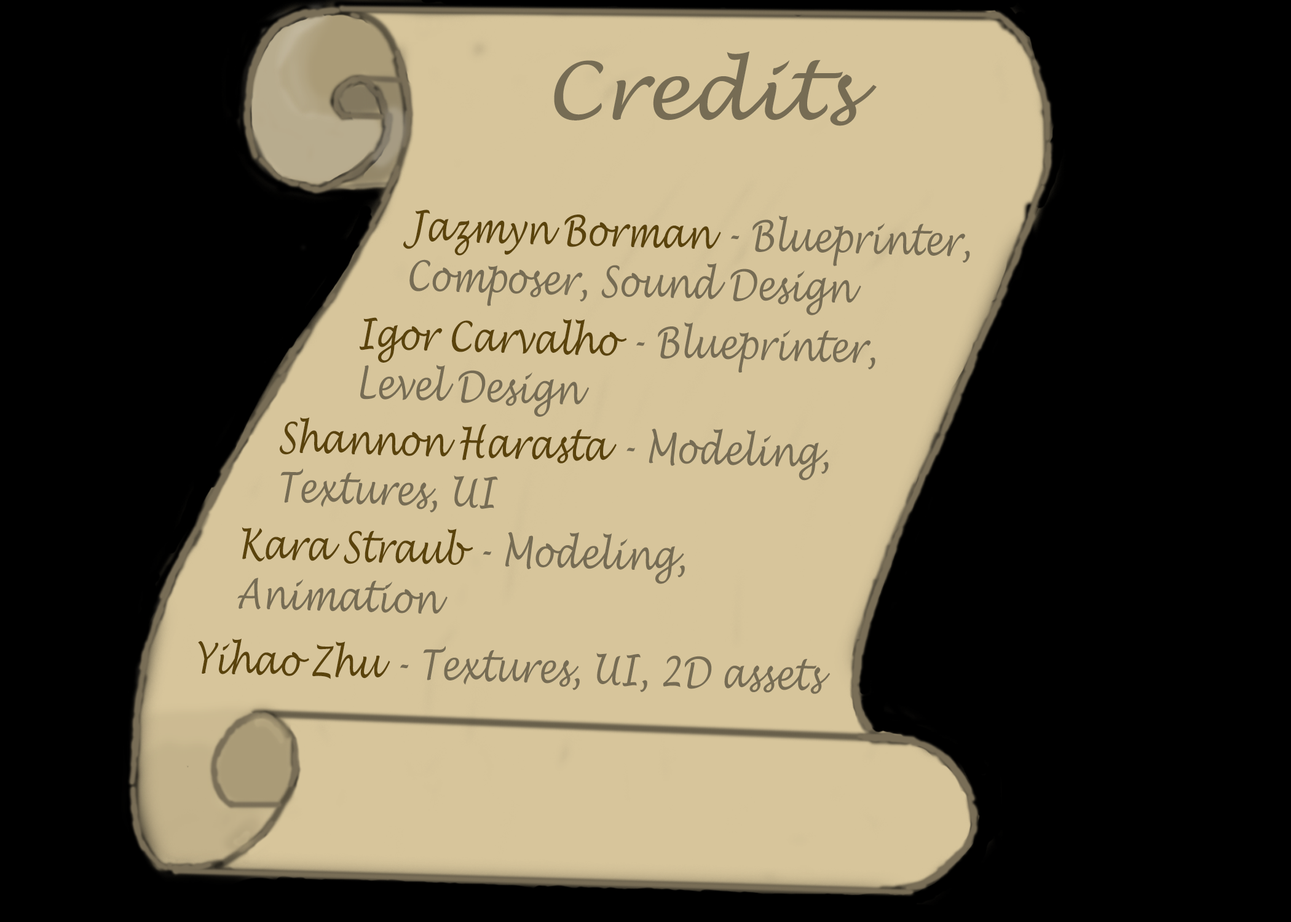
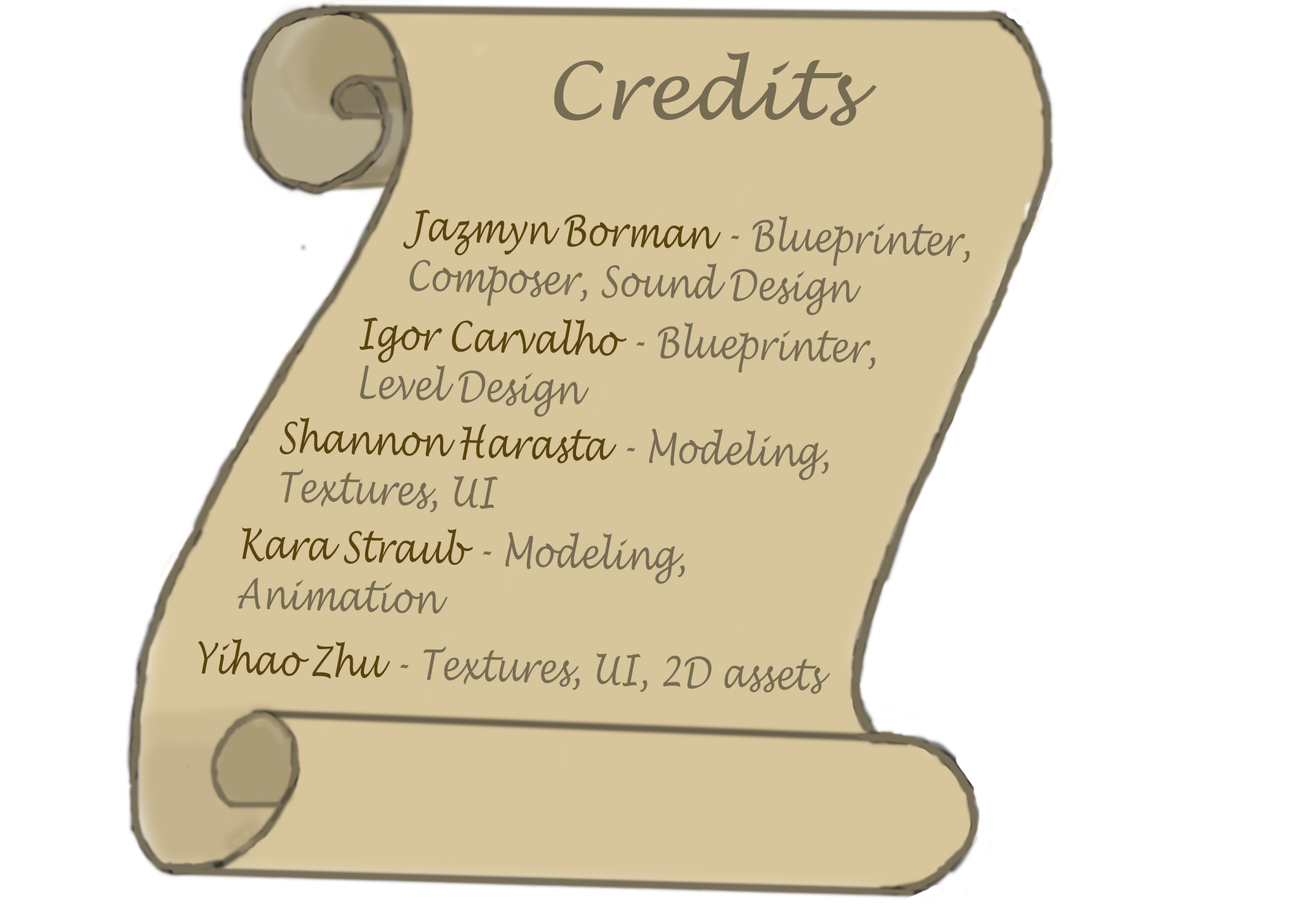
Two versions of the same layered image (1291x922). Layer-by-layer changes:
hid "Background" over left=0, top=0, right=1291, bottom=922
